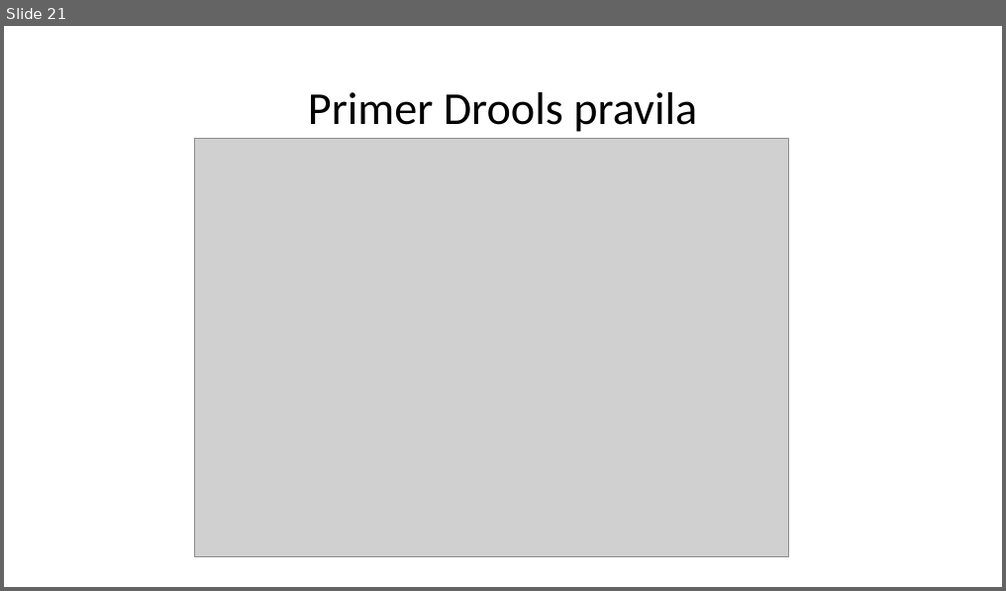
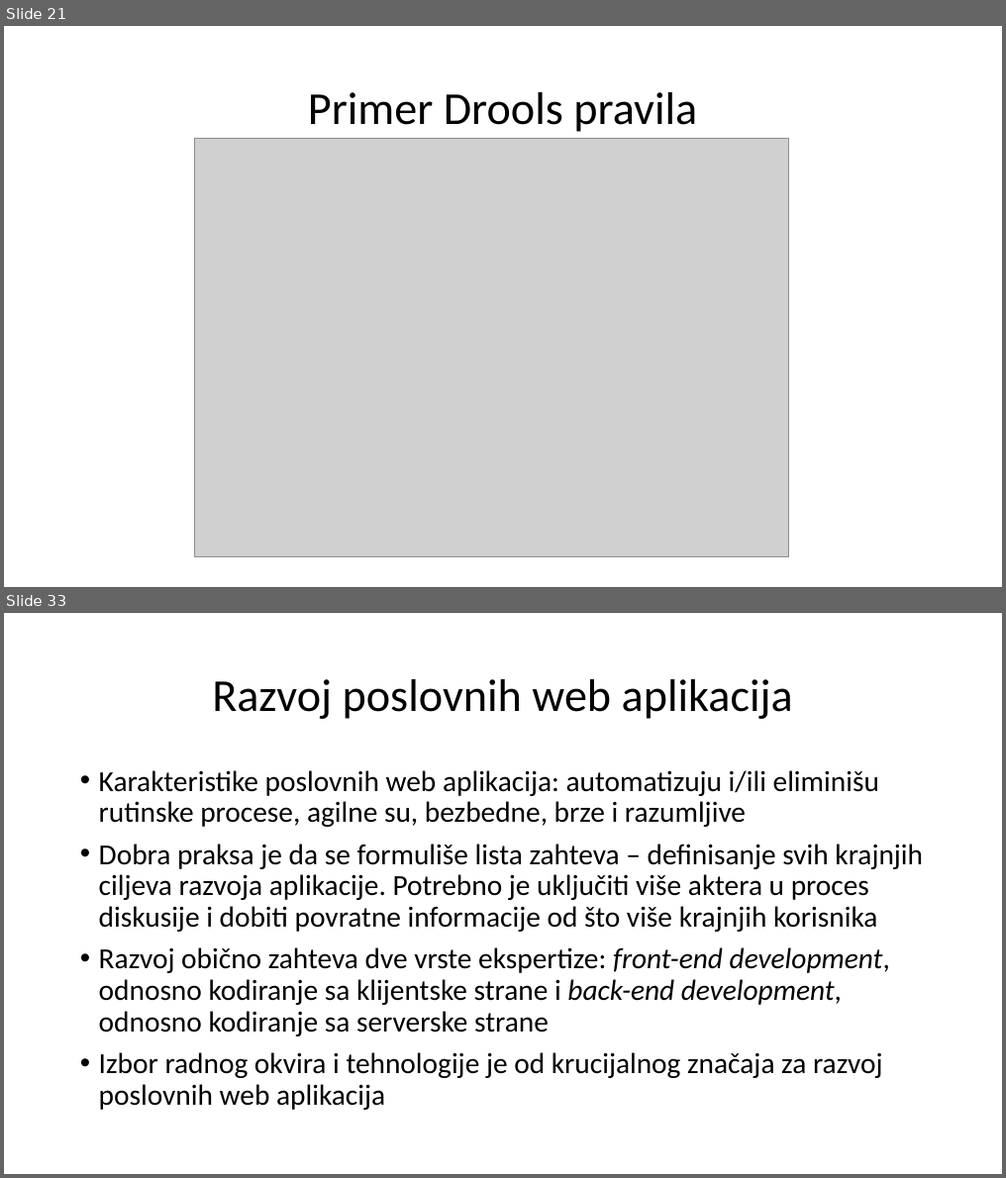
Before and after one commit to MileMiljanovic/StudentPortal, a slide deck: Rukovanje pravilima u poslovnim web aplikacijama.pptx. Shown one above the other, each under a label of ours: slide 21 before the commit, slides 21 and 33 after it; the slides between them are not shown. The pictures are 1006x591 and 1006x1178 pixels, drawn with LibreOffice and Linux fonts; fonts in the diff are those of the drawing; grey boxes stand for pictures. Boxes give left, top, right and bottom in pixels: in the first picture for what was removed or moved away, otherwise in the second. Text is boxed around its words. In the diff, an @@ line names an element or a change of style, - is before the commit and + after.

```diff
--- a/Rukovanje pravilima u poslovnim web aplikacijama.pptx
+++ b/Rukovanje pravilima u poslovnim web aplikacijama.pptx
@@ slide 33 added at <box>4,613,1002,1174</box>, background #FFFFFF @@
@@ title added at <box>212,679,793,719</box>, 44 pt, text #000000 @@
+Razvoj poslovnih web aplikacija
@@ text added at <box>99,770,923,1110</box>, 28 pt, text #000000 @@
+• Karakteristike poslovnih web aplikacija: automatizuju i/ili eliminišu rutinske procese, agilne su, bezbedne, brze i razumljive
+• Dobra praksa je da se formuliše lista zahteva – definisanje svih krajnjih ciljeva razvoja aplikacije. Potrebno je uključiti više aktera u proces diskusije i dobiti povratne informacije od što više krajnjih korisnika
+• Razvoj obično zahteva dve vrste ekspertize: front-end development, odnosno kodiranje sa klijentske strane i back-end development, odnosno kodiranje sa serverske strane
+• Izbor radnog okvira i tehnologije je od krucijalnog značaja za razvoj poslovnih web aplikacija
```
Also in this commit, not shown: 15 other slides added.
